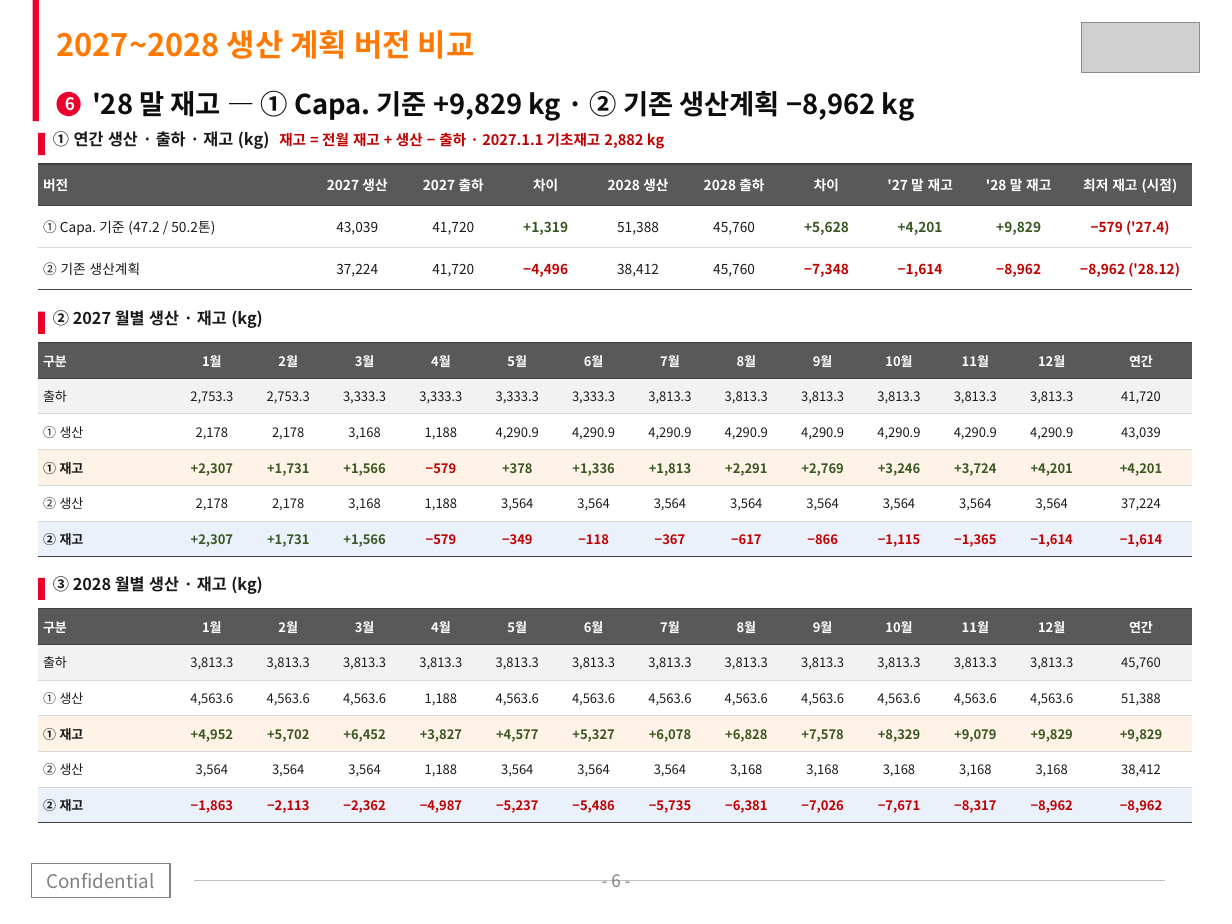
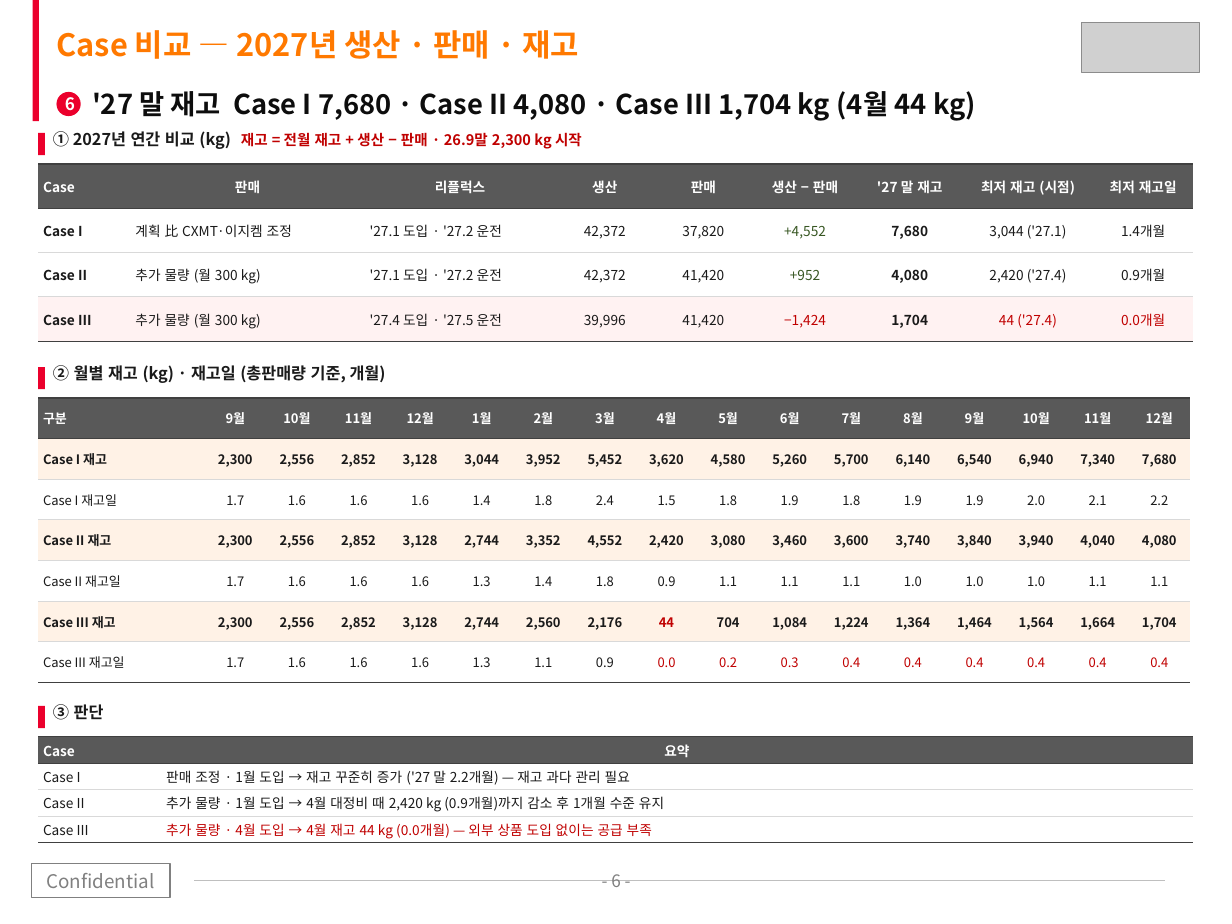
Before and after one commit to Jameskim25/-, a slide deck: slide 6 of SKTC_CpZr_Capacity_Reflux_Roadmap_2027_2028.pptx. Drawn at 1232x924 pixels with LibreOffice and Linux fonts; fonts in the diff are those of the drawing; grey boxes stand for pictures. Boxes give left, top, right and bottom in pixels: in the first picture for what was removed or moved away, otherwise in the second. Text is boxed around its words. In the diff, an @@ line names an element or a change of style, - is before the commit and + after.

```diff
--- a/SKTC_CpZr_Capacity_Reflux_Roadmap_2027_2028.pptx
+++ b/SKTC_CpZr_Capacity_Reflux_Roadmap_2027_2028.pptx
@@ text at [56, 30, 579, 59]: text changed @@
-2027~2028 생산 계획 버전 비교
+Case 비교 — 2027년 생산 · 판매 · 재고
@@ text at [92, 91, 976, 121]: text changed @@
-'28 말 재고 — ① Capa. 기준 +9,829 kg · ② 기존 생산계획 −8,962 kg
+'27 말 재고 Case I 7,680 · Case II 4,080 · Case III 1,704 kg (4월 44 kg)
@@ text at [53, 131, 582, 149]: text changed @@
-① 연간 생산 · 출하 · 재고 (kg) 재고 = 전월 재고 + 생산 − 출하 · 2027.1.1 기초재고 2,882 kg
+① 2027년 연간 비교 (kg) 재고 = 전월 재고 + 생산 − 판매 · 26.9말 2,300 kg 시작
@@ table at [38, 164, 1193, 341] @@
-버전 | 2027 생산 | 2027 출하 | 차이 | 2028 생산 | 2028 출하 | 차이 | '27 말 재고 | '28 말 재고 | 최저 재고 (시점)
-① Capa. 기준 (47.2 / 50.2톤) | 43,039 | 41,720 | +1,319 | 51,388 | 45,760 | +5,628 | +4,201 | +9,829 | −579 ('27.4)
-② 기존 생산계획 | 37,224 | 41,720 | −4,496 | 38,412 | 45,760 | −7,348 | −1,614 | −8,962 | −8,962 ('28.12)
+Case | 판매 | 리플럭스 | 생산 | 판매 | 생산 − 판매 | '27 말 재고 | 최저 재고 (시점) | 최저 재고일
+Case I | 계획 比 CXMT·이지켐 조정 | '27.1 도입 · '27.2 운전 | 42,372 | 37,820 | +4,552 | 7,680 | 3,044 ('27.1) | 1.4개월
+Case II | 추가 물량 (월 300 kg) | '27.1 도입 · '27.2 운전 | 42,372 | 41,420 | +952 | 4,080 | 2,420 ('27.4) | 0.9개월
+Case III | 추가 물량 (월 300 kg) | '27.4 도입 · '27.5 운전 | 39,996 | 41,420 | −1,424 | 1,704 | 44 ('27.4) | 0.0개월
@@ rectangle: place and size @@
-rectangle at [38, 312, 44, 334]
+rectangle at [38, 367, 44, 389]
@@ text at [53, 365, 386, 383]: text changed @@
-② 2027 월별 생산 · 재고 (kg)
+② 월별 재고 (kg) · 재고일 (총판매량 기준, 개월)
@@ table at [38, 398, 1190, 683] @@
-구분 | 1월 | 2월 | 3월 | 4월 | 5월 | 6월 | 7월 | 8월 | 9월 | 10월 | 11월 | 12월 | 연간
-출하 | 2,753.3 | 2,753.3 | 3,333.3 | 3,333.3 | 3,333.3 | 3,333.3 | 3,813.3 | 3,813.3 | 3,813.3 | 3,813.3 | 3,813.3 | 3,813.3 | 41,720
-① 생산 | 2,178 | 2,178 | 3,168 | 1,188 | 4,290.9 | 4,290.9 | 4,290.9 | 4,290.9 | 4,290.9 | 4,290.9 | 4,290.9 | 4,290.9 | 43,039
-① 재고 | +2,307 | +1,731 | +1,566 | −579 | +378 | +1,336 | +1,813 | +2,291 | +2,769 | +3,246 | +3,724 | +4,201 | +4,201
-② 생산 | 2,178 | 2,178 | 3,168 | 1,188 | 3,564 | 3,564 | 3,564 | 3,564 | 3,564 | 3,564 | 3,564 | 3,564 | 37,224
-② 재고 | +2,307 | +1,731 | +1,566 | −579 | −349 | −118 | −367 | −617 | −866 | −1,115 | −1,365 | −1,614 | −1,614
+구분 | 9월 | 10월 | 11월 | 12월 | 1월 | 2월 | 3월 | 4월 | 5월 | 6월 | 7월 | 8월 | 9월 | 10월 | 11월 | 12월
+Case I 재고 | 2,300 | 2,556 | 2,852 | 3,128 | 3,044 | 3,952 | 5,452 | 3,620 | 4,580 | 5,260 | 5,700 | 6,140 | 6,540 | 6,940 | 7,340 | 7,680
+Case I 재고일 | 1.7 | 1.6 | 1.6 | 1.6 | 1.4 | 1.8 | 2.4 | 1.5 | 1.8 | 1.9 | 1.8 | 1.9 | 1.9 | 2.0 | 2.1 | 2.2
+Case II 재고 | 2,300 | 2,556 | 2,852 | 3,128 | 2,744 | 3,352 | 4,552 | 2,420 | 3,080 | 3,460 | 3,600 | 3,740 | 3,840 | 3,940 | 4,040 | 4,080
+Case II 재고일 | 1.7 | 1.6 | 1.6 | 1.6 | 1.3 | 1.4 | 1.8 | 0.9 | 1.1 | 1.1 | 1.1 | 1.0 | 1.0 | 1.0 | 1.1 | 1.1
+Case III 재고 | 2,300 | 2,556 | 2,852 | 3,128 | 2,744 | 2,560 | 2,176 | 44 | 704 | 1,084 | 1,224 | 1,364 | 1,464 | 1,564 | 1,664 | 1,704
+Case III 재고일 | 1.7 | 1.6 | 1.6 | 1.6 | 1.3 | 1.1 | 0.9 | 0.0 | 0.2 | 0.3 | 0.4 | 0.4 | 0.4 | 0.4 | 0.4 | 0.4
@@ table: place and size @@
-table at [38, 342, 1193, 557]
+table at [38, 398, 1190, 683]
@@ rectangle: place and size @@
-rectangle at [38, 578, 44, 600]
+rectangle at [38, 706, 44, 728]
@@ text at [53, 704, 104, 720]: text changed @@
-③ 2028 월별 생산 · 재고 (kg)
+③ 판단
@@ table at [38, 737, 1193, 843] @@
-구분 | 1월 | 2월 | 3월 | 4월 | 5월 | 6월 | 7월 | 8월 | 9월 | 10월 | 11월 | 12월 | 연간
-출하 | 3,813.3 | 3,813.3 | 3,813.3 | 3,813.3 | 3,813.3 | 3,813.3 | 3,813.3 | 3,813.3 | 3,813.3 | 3,813.3 | 3,813.3 | 3,813.3 | 45,760
-① 생산 | 4,563.6 | 4,563.6 | 4,563.6 | 1,188 | 4,563.6 | 4,563.6 | 4,563.6 | 4,563.6 | 4,563.6 | 4,563.6 | 4,563.6 | 4,563.6 | 51,388
-① 재고 | +4,952 | +5,702 | +6,452 | +3,827 | +4,577 | +5,327 | +6,078 | +6,828 | +7,578 | +8,329 | +9,079 | +9,829 | +9,829
-② 생산 | 3,564 | 3,564 | 3,564 | 1,188 | 3,564 | 3,564 | 3,564 | 3,168 | 3,168 | 3,168 | 3,168 | 3,168 | 38,412
-② 재고 | −1,863 | −2,113 | −2,362 | −4,987 | −5,237 | −5,486 | −5,735 | −6,381 | −7,026 | −7,671 | −8,317 | −8,962 | −8,962
+Case | 요약
+Case I | 판매 조정 · 1월 도입 → 재고 꾸준히 증가 ('27 말 2.2개월) — 재고 과다 관리 필요
+Case II | 추가 물량 · 1월 도입 → 4월 대정비 때 2,420 kg (0.9개월)까지 감소 후 1개월 수준 유지
+Case III | 추가 물량 · 4월 도입 → 4월 재고 44 kg (0.0개월) — 외부 상품 도입 없이는 공급 부족
@@ table: place and size @@
-table at [38, 609, 1193, 823]
+table at [38, 737, 1193, 843]
```
Also in this commit, not shown: 8 other slides changed, 1 slide added, 1 slide removed, 5 other files.
